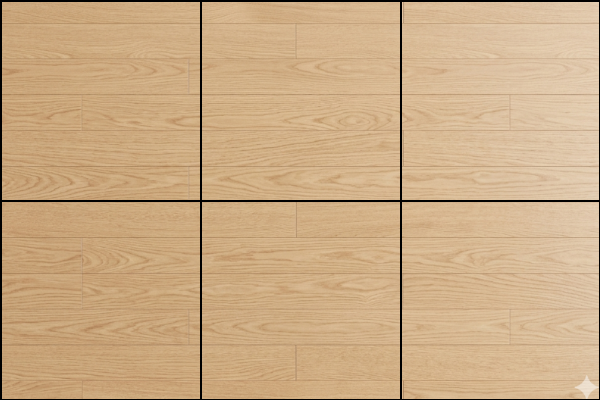
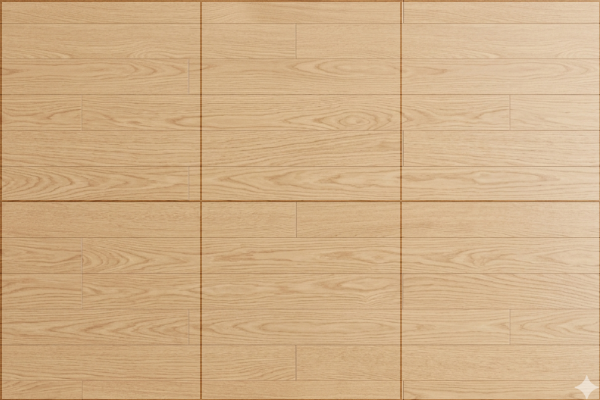
Layer changes from the first 600 × 400 image to the second:
"template_transparent.png": blend normal → soft light over [0, 0, 600, 400]
